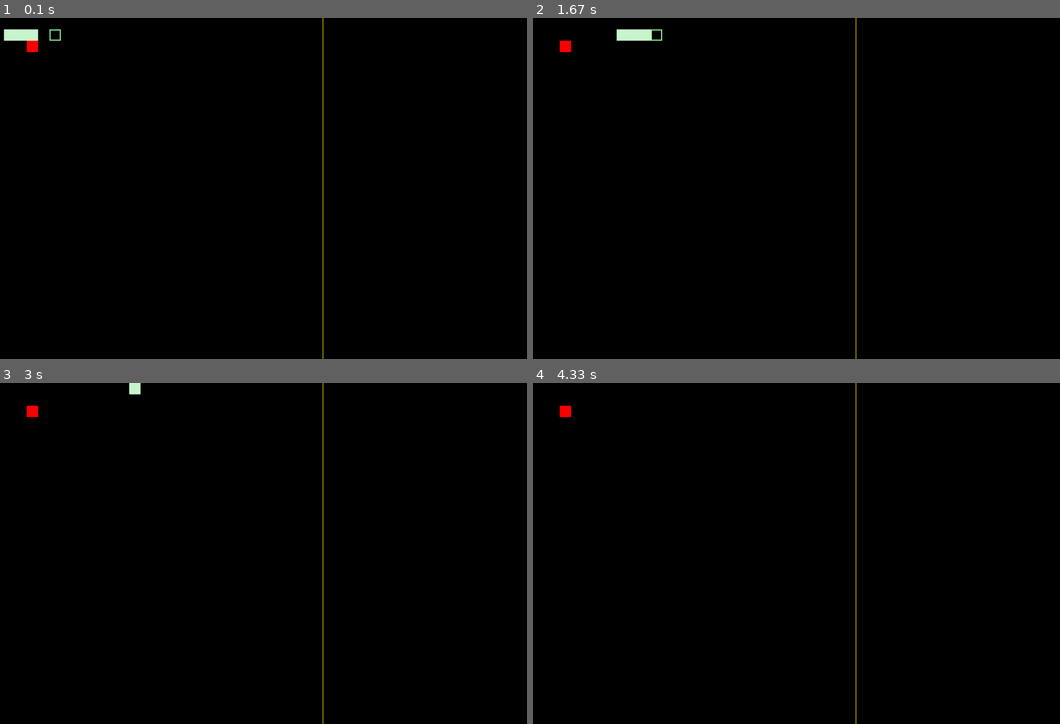
Above: before the commit, frames 1-4 (two rows, left to right).
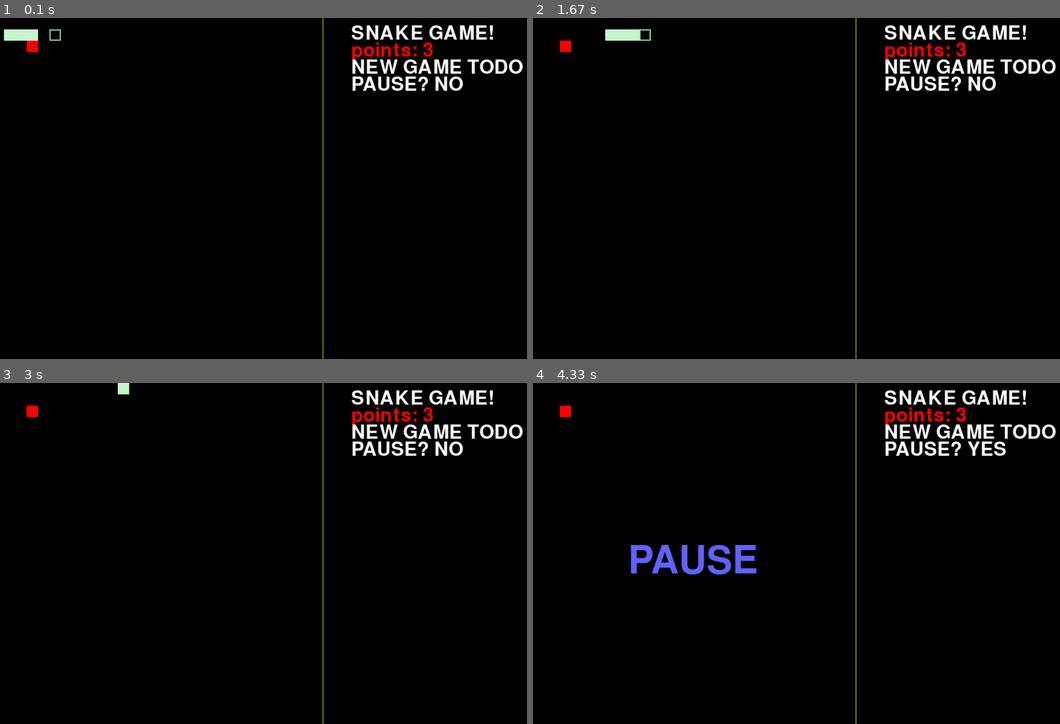
Above: after the commit, the same moments.

Repository: kristaps-m/Snake_Python_OOP
Game: pygame game, started from main.py
Same seed, same stepped clock (60 frames per second), same inputs: the game is played once before the commit and once after it.
Inputs (mouse positions are in pixels of both pictures, inside the frame that each line leads up to):
- Up to frame 1 (0.1 s): no input
- Up to frame 2 (1.67 s): tap Space at 0.33, 0.7 s
- Up to frame 3 (3 s): hold W 1.77-2.42 s; move the mouse to (84, 502) at 1.8 s
- Up to frame 4 (4.33 s): hold P 3.17-3.87 s; hold A 3.17-3.87 s

The runs differ from the first frame. In frame 1, 2.2% of the frame differs, in the area x 66-100%, y 2-22%; in frame 2, 2.4%; in frame 3, 2.4%; in frame 4, 3.4%, in the area x 18-100%, y 2-57%.

Commit message:
Add pause button. Render some text in menu. Remove append to tail in food class. Remove comments.

Diff:
--- a/food.py
+++ b/food.py
@@ -26,12 +26,10 @@
             new_y = random.randint(1, self.h // self.cell_size) * self.cell_size - self.cell_size
         self.x = new_x
         self.y = new_y
-        print(f"f : {self.x} - {self.y}")
 
 
     def is_generated_food_in_snake(self, new_x, new_y, snake):
         all_snake = snake.tail
-        all_snake.append((snake.snake_head_x, snake.snake_head_y))
 
         for t in all_snake:
             if t[0] == new_x and t[1] == new_y:
--- a/local_pygame.py
+++ b/local_pygame.py
@@ -4,15 +4,18 @@
 
 class TheGame:
     def __init__(self):
+        pygame.init()
         self.running = True
         self.w = 600
         self.h = 600
         self.add_w_for_menu = 360
         self.cell_size = 20
+        self.pause = False
         self.screen = pygame.display.set_mode((self.w + self.add_w_for_menu, self.h))
         self.clock = pygame.time.Clock()
         self.snake = Snake(self.screen, 100, 20, 20)
         self.food = Food(self.screen, self.cell_size, self.w, self.h)
+
 
     def play_game(self):
         while self.running:
@@ -35,8 +38,9 @@
                         self.snake.direction = "w"
                     elif event.key == pygame.K_d:
                         self.snake.direction = "a"
-                    elif event.key == pygame.K_x:
-                        self.snake.tail.append((self.snake.snake_head_x, self.snake.snake_head_y))
+                    elif event.key == pygame.K_p or event.key == pygame.K_SPACE:
+                        self.pause = not self.pause
+                        print(f"{self.pause}")
 
             # fill the screen with a color to wipe away anything from last frame
             self.screen.fill("black")
@@ -47,20 +51,42 @@
                     (self.w, 0),
                     (self.w, self.h)
                 )
-            self.snake.snake_head_update()
-            if self.snake.snake_head_x == self.food.x and self.snake.snake_head_y == self.food.y:
-                self.snake.tail.append((self.food.x, self.food.y))
-                self.food.generate_new_food(self.snake)
-            self.snake.draw_snake_tail()
-            self.snake.snake_head_draw()
-            self.snake.tail.append(
-                    (self.snake.snake_head_x, self.snake.snake_head_y)
-                )
-            del self.snake.tail[0]
-            self.food.draw()
+            if not self.pause:
+                self.snake.snake_head_update()
+                if self.snake.snake_head_x == self.food.x and self.snake.snake_head_y == self.food.y:
+                    # If snake head matches foods precise x and y position we make tail longer and generate new food
+                    self.snake.tail.append((self.food.x, self.food.y))
+                    self.food.generate_new_food(self.snake)
+
+                self.snake.draw_snake_tail()
+                # adding and deleting from tail helps snake move forward.
+                self.snake.tail.append(
+                        (self.snake.snake_head_x, self.snake.snake_head_y)
+                    )
+
+                self.snake.snake_head_draw()
+                del self.snake.tail[0]
+                self.food.draw()
+            else:
+                self.snake.draw_snake_tail()
+                self.snake.snake_head_draw()
+                self.food.draw()
+                self.render_text(100, "PAUSE", "#6464ff80", self.w / 2 - 100, self.h / 2 - 20)
+
+            # render some menu text
+            self.render_text(50, "SNAKE GAME!", "white", self.w + 50, 10)
+            # poins -> new game -> pause
+            self.render_text(50, f"points: {len(self.snake.tail)}", "red", self.w + 50, 40)
+            self.render_text(50, "NEW GAME TODO", "white", self.w + 50, 70)
+            self.render_text(50, f"PAUSE? {'YES' if self.pause else 'NO' }", "white", self.w + 50, 100)
 
             pygame.display.flip()
 
             self.clock.tick(4)  # limits FPS to 60
 
         pygame.quit()
+
+    def render_text(self, font_size, text, color, x, y):
+        the_font = pygame.font.SysFont(None, font_size)
+        img = the_font.render(text, True, color)
+        self.screen.blit(img, (x, y))
